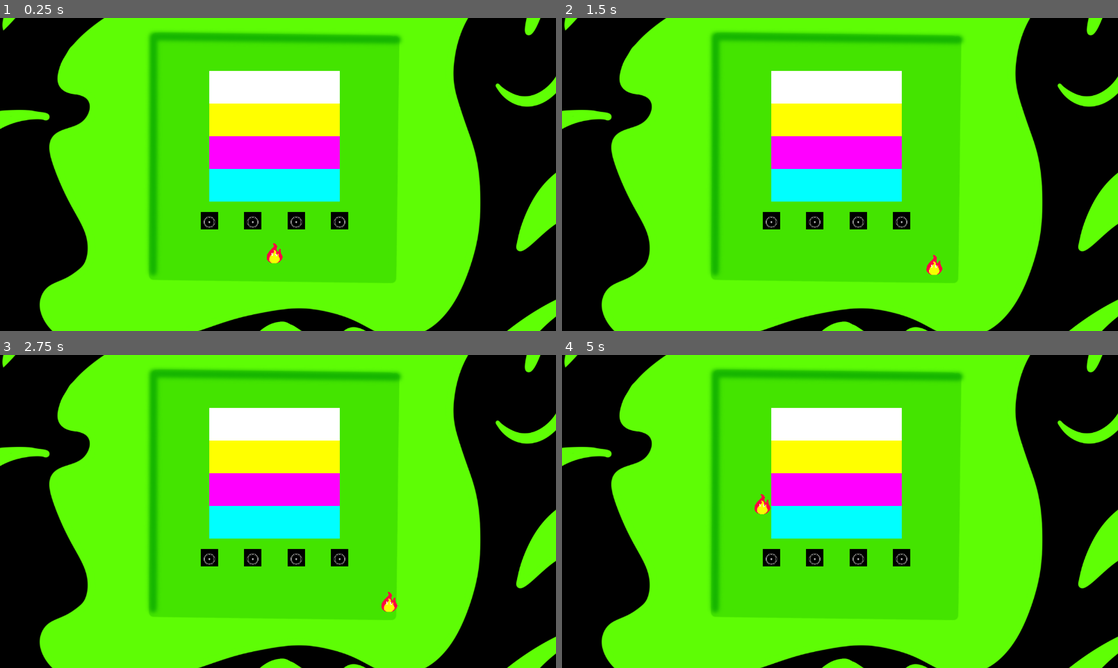
Above: before the commit, frames 1-4 (two rows, left to right).
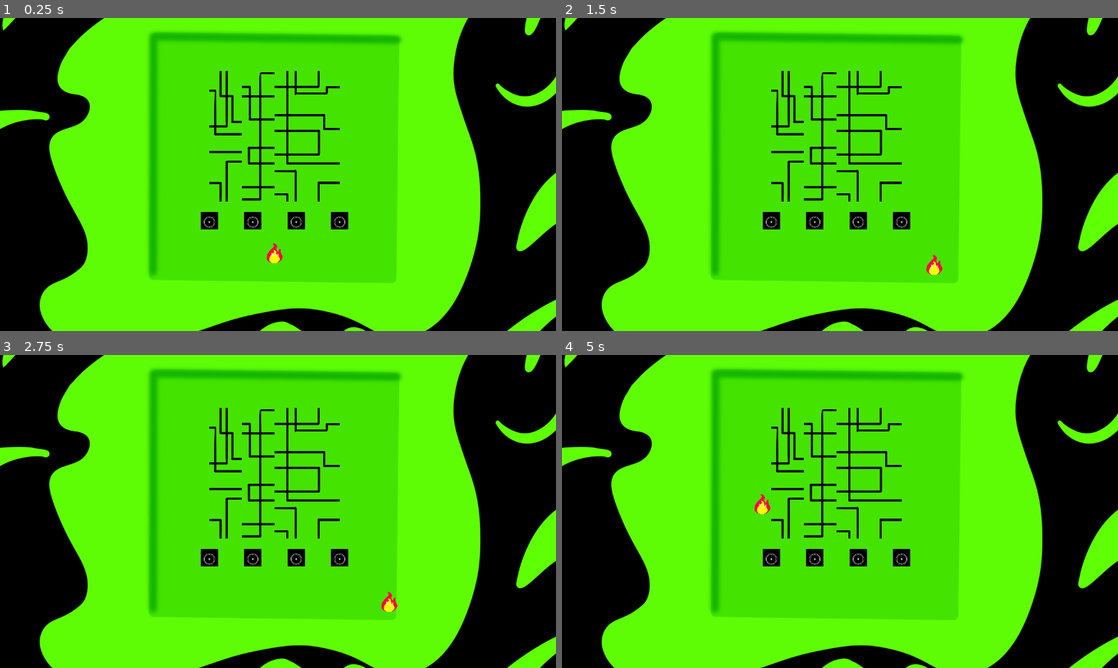
Above: after the commit, the same moments.

Repository: ignamarga1/MiraPinguinoh
Game: Godot game, scene res://scenes/levels/level_wires.tscn
The game is run twice, just before and just after one commit, with the same random seed, the same clock (stepped at 60 frames per second) and the same inputs. This scene is started directly instead of the project's main scene.
Inputs:
- Up to frame 1 (0.25 s): no input
- Up to frame 2 (1.5 s): tap Enter at 0.5 s; hold Right (ui_right) 0.53-1.28 s; tap Space (Interact) at 0.6, 1.35 s; hold Down (ui_down) from 1.28 s (still down)
- Up to frame 3 (2.75 s): tap Space (Interact) at 2, 2.1 s; release Down (ui_down) at 2.03 s; hold Right (ui_right) from 2.03 s (still down)
- Up to frame 4 (5 s): tap Enter at 2.75 s; release Right (ui_right) at 2.78 s; hold Up (ui_up) 2.78-3.53 s; tap Space (Interact) at 2.85, 3.6, 4.35 s; hold Left (ui_left) from 3.53 s (still down)

The runs differ from the first frame. In frame 1, 9.8% of the frame differs, in the area x 37-62%, y 16-59%; in frame 2, 9.8%; in frame 3, 9.8%; in frame 4, 9.8%.

Commit message:
wires_final

Diff:
--- a/Godot/mira-pinguinoh/scenes/DiscreteCombination.tscn
+++ b/Godot/mira-pinguinoh/scenes/DiscreteCombination.tscn
@@ -3,7 +3,23 @@
 [ext_resource type="Script" uid="uid://c6gfsri20urem" path="res://scripts/discrete_combination_manager.gd" id="1_dyixk"]
 [ext_resource type="PackedScene" uid="uid://2x2qewl56ta1" path="res://scenes/interactable_object.tscn" id="1_sqyth"]
 [ext_resource type="PackedScene" uid="uid://dc5gbt1e8usyy" path="res://scenes/player.tscn" id="2_dyixk"]
+[ext_resource type="Texture2D" uid="uid://dqhseaw5vafew" path="res://assets/splitted_wires/IMG_1089-tile-5.png" id="3_fse5e"]
+[ext_resource type="Texture2D" uid="uid://c76kbrq6i55jj" path="res://assets/splitted_wires/IMG_1089-tile-1.png" id="4_1b5o4"]
 [ext_resource type="PackedScene" uid="uid://dba7c7mgnnd4e" path="res://scenes/tile_column.tscn" id="4_dyixk"]
+[ext_resource type="Texture2D" uid="uid://dkraxofu6h4l4" path="res://assets/splitted_wires/IMG_1089-tile-13.png" id="5_xr46t"]
+[ext_resource type="Texture2D" uid="uid://bsjsbyc4hpuqs" path="res://assets/splitted_wires/IMG_1089-tile-9.png" id="6_y74bd"]
+[ext_resource type="Texture2D" uid="uid://dn1cwgoyqkva5" path="res://assets/splitted_wires/IMG_1089-tile-14.png" id="7_fse5e"]
+[ext_resource type="Texture2D" uid="uid://bjjdwsop6a64c" path="res://assets/splitted_wires/IMG_1089-tile-10.png" id="8_1b5o4"]
+[ext_resource type="Texture2D" uid="uid://dvbcp7bjmep3l" path="res://assets/splitted_wires/IMG_1089-tile-6.png" id="9_xr46t"]
+[ext_resource type="Texture2D" uid="uid://bq3i7ipny1ffw" path="res://assets/splitted_wires/IMG_1089-tile-2.png" id="10_y74bd"]
+[ext_resource type="Texture2D" uid="uid://cqcng6tapicn3" path="res://assets/splitted_wires/IMG_1089-tile-11.png" id="11_fse5e"]
+[ext_resource type="Texture2D" uid="uid://wmq7q7fm0nnj" path="res://assets/splitted_wires/IMG_1089-tile-7.png" id="12_1b5o4"]
+[ext_resource type="Texture2D" uid="uid://cmq7l2g2orsfv" path="res://assets/splitted_wires/IMG_1089-tile-3.png" id="13_xr46t"]
+[ext_resource type="Texture2D" uid="uid://b8mwhi3c8w85g" path="res://assets/splitted_wires/IMG_1089-tile-15.png" id="14_y74bd"]
+[ext_resource type="Texture2D" uid="uid://bkybx35ag3vpm" path="res://assets/splitted_wires/IMG_1089-tile-4.png" id="15_xr46t"]
+[ext_resource type="Texture2D" uid="uid://dc5qow2431ueu" path="res://assets/splitted_wires/IMG_1089-tile-16.png" id="16_y74bd"]
+[ext_resource type="Texture2D" uid="uid://c13takwqa7r1i" path="res://assets/splitted_wires/IMG_1089-tile-12.png" id="17_pv3pk"]
+[ext_resource type="Texture2D" uid="uid://dugjoj1hu7f0m" path="res://assets/splitted_wires/IMG_1089-tile-8.png" id="18_li2ir"]
 
 [node name="DiscreteCombination" type="Node2D" unique_id=682151997]
 
@@ -30,18 +46,34 @@
 
 [node name="TileColumn1" parent="Tiles" unique_id=1334196998 instance=ExtResource("4_dyixk")]
 position = Vector2(-300, -250)
+texture1 = ExtResource("3_fse5e")
+texture2 = ExtResource("4_1b5o4")
+texture3 = ExtResource("5_xr46t")
+texture4 = ExtResource("6_y74bd")
 
 [node name="TileColumn2" parent="Tiles" unique_id=42922863 instance=ExtResource("4_dyixk")]
 position = Vector2(-100, -250)
 column_number = 1
+texture1 = ExtResource("7_fse5e")
+texture2 = ExtResource("8_1b5o4")
+texture3 = ExtResource("9_xr46t")
+texture4 = ExtResource("10_y74bd")
 
 [node name="TileColumn3" parent="Tiles" unique_id=448309722 instance=ExtResource("4_dyixk")]
 position = Vector2(100, -250)
 column_number = 2
+texture1 = ExtResource("13_xr46t")
+texture2 = ExtResource("14_y74bd")
+texture3 = ExtResource("11_fse5e")
+texture4 = ExtResource("12_1b5o4")
 
 [node name="TileColumn4" parent="Tiles" unique_id=466671867 instance=ExtResource("4_dyixk")]
 position = Vector2(300, -250)
 column_number = 3
+texture1 = ExtResource("15_xr46t")
+texture2 = ExtResource("16_y74bd")
+texture3 = ExtResource("17_pv3pk")
+texture4 = ExtResource("18_li2ir")
 
 [node name="Player" parent="." unique_id=1894066236 instance=ExtResource("2_dyixk")]
 position = Vector2(0, 450)
--- a/Godot/mira-pinguinoh/scenes/tile_column.tscn
+++ b/Godot/mira-pinguinoh/scenes/tile_column.tscn
@@ -1,7 +1,10 @@
 [gd_scene format=3 uid="uid://dba7c7mgnnd4e"]
 
-[ext_resource type="Texture2D" uid="uid://dcb83il8ukf8w" path="res://assets/square.png" id="1_2ooo2"]
 [ext_resource type="Script" uid="uid://d3j7adme2831j" path="res://scripts/tile_column.gd" id="1_5l13l"]
+[ext_resource type="Texture2D" uid="uid://dkraxofu6h4l4" path="res://assets/splitted_wires/IMG_1089-tile-13.png" id="2_v0tp7"]
+[ext_resource type="Texture2D" uid="uid://bsjsbyc4hpuqs" path="res://assets/splitted_wires/IMG_1089-tile-9.png" id="3_w4otn"]
+[ext_resource type="Texture2D" uid="uid://dqhseaw5vafew" path="res://assets/splitted_wires/IMG_1089-tile-5.png" id="4_4mvgo"]
+[ext_resource type="Texture2D" uid="uid://c76kbrq6i55jj" path="res://assets/splitted_wires/IMG_1089-tile-1.png" id="5_h65y6"]
 
 [node name="TileColumn" type="Node2D" unique_id=1334196998 node_paths=PackedStringArray("tile1", "tile2", "tile3", "tile4")]
 script = ExtResource("1_5l13l")
@@ -11,24 +14,21 @@
 tile4 = NodePath("Tile 4")
 
 [node name="Tile 1" type="Sprite2D" parent="." unique_id=1880446226]
-modulate = Color(0, 1, 1, 1)
 position = Vector2(0, 300)
 scale = Vector2(0.25, 0.25)
-texture = ExtResource("1_2ooo2")
+texture = ExtResource("2_v0tp7")
 
 [node name="Tile 2" type="Sprite2D" parent="." unique_id=781444683]
-modulate = Color(1, 0, 1, 1)
 position = Vector2(0, 100)
 scale = Vector2(0.25, 0.25)
-texture = ExtResource("1_2ooo2")
+texture = ExtResource("3_w4otn")
 
 [node name="Tile 3" type="Sprite2D" parent="." unique_id=38567294]
-modulate = Color(1, 1, 0, 1)
 position = Vector2(0, -100)
 scale = Vector2(0.25, 0.25)
-texture = ExtResource("1_2ooo2")
+texture = ExtResource("4_4mvgo")
 
 [node name="Tile 4" type="Sprite2D" parent="." unique_id=163080823]
 position = Vector2(0, -300)
 scale = Vector2(0.25, 0.25)
-texture = ExtResource("1_2ooo2")
+texture = ExtResource("5_h65y6")
--- a/Godot/mira-pinguinoh/scripts/discrete_combination_manager.gd
+++ b/Godot/mira-pinguinoh/scripts/discrete_combination_manager.gd
@@ -2,7 +2,7 @@
 
 var board = [[0, 0, 0, 0]]
 
-var combination = [[1, 0, 3, 2]]
+var combination = [[2, 0, 3, 3]]
 var limit = 4
 var colors = [
 	Color.WHITE,
@@ -23,8 +23,3 @@
 
 	if board == combination:
 		SignalManager.light_all_interactables.emit(Color.GREEN)
-func light_all_enbled(color: Color):
-	for i in range(0, len(board)):
-		for j in range(0, len(board[0])):
-			if board[i][j]:
-				SignalManager.light_interactable.emit(i, j, color)
--- a/Godot/mira-pinguinoh/scripts/tile_column.gd
+++ b/Godot/mira-pinguinoh/scripts/tile_column.gd
@@ -7,22 +7,23 @@
 
 @export var column_number = 0
 
-var colors = [
-	Color(0, 1, 1, 1),
-	Color(1, 0, 1, 1),
-	Color(1, 1, 0, 1),
-	Color(1, 1, 1, 1)
-]
+@export var texture1: Texture2D
+@export var texture2: Texture2D
+@export var texture3: Texture2D
+@export var texture4: Texture2D
 
 # Called when the node enters the scene tree for the first time.
 func _ready() -> void:
 	SignalManager.shift_tiles.connect(on_shift_tiles)
-
+	tile1.texture = texture1
+	tile2.texture = texture2
+	tile3.texture = texture3
+	tile4.texture = texture4
 
 func on_shift_tiles(i: int):
 	if i == column_number:
-		var tile4aux = tile4.modulate
-		tile4.modulate = tile3.modulate
-		tile3.modulate = tile2.modulate
-		tile2.modulate = tile1.modulate
-		tile1.modulate = tile4aux
+		var tile4aux = tile4.texture
+		tile4.texture = tile3.texture
+		tile3.texture = tile2.texture
+		tile2.texture = tile1.texture
+		tile1.texture = tile4aux
Binary file added: Godot/mira-pinguinoh/assets/splitted_wires/IMG_1089-tile-1.png
Not shown, added: Godot/mira-pinguinoh/assets/splitted_wires/IMG_1089-tile-1.png.import
Binary file added: Godot/mira-pinguinoh/assets/splitted_wires/IMG_1089-tile-10.png
Not shown, added: Godot/mira-pinguinoh/assets/splitted_wires/IMG_1089-tile-10.png.import
Binary file added: Godot/mira-pinguinoh/assets/splitted_wires/IMG_1089-tile-11.png
Not shown, added: Godot/mira-pinguinoh/assets/splitted_wires/IMG_1089-tile-11.png.import
Binary file added: Godot/mira-pinguinoh/assets/splitted_wires/IMG_1089-tile-12.png
Not shown, added: Godot/mira-pinguinoh/assets/splitted_wires/IMG_1089-tile-12.png.import
Binary file added: Godot/mira-pinguinoh/assets/splitted_wires/IMG_1089-tile-13.png
Not shown, added: Godot/mira-pinguinoh/assets/splitted_wires/IMG_1089-tile-13.png.import
Binary file added: Godot/mira-pinguinoh/assets/splitted_wires/IMG_1089-tile-14.png
Not shown, added: Godot/mira-pinguinoh/assets/splitted_wires/IMG_1089-tile-14.png.import
(and 52 more such lines)
